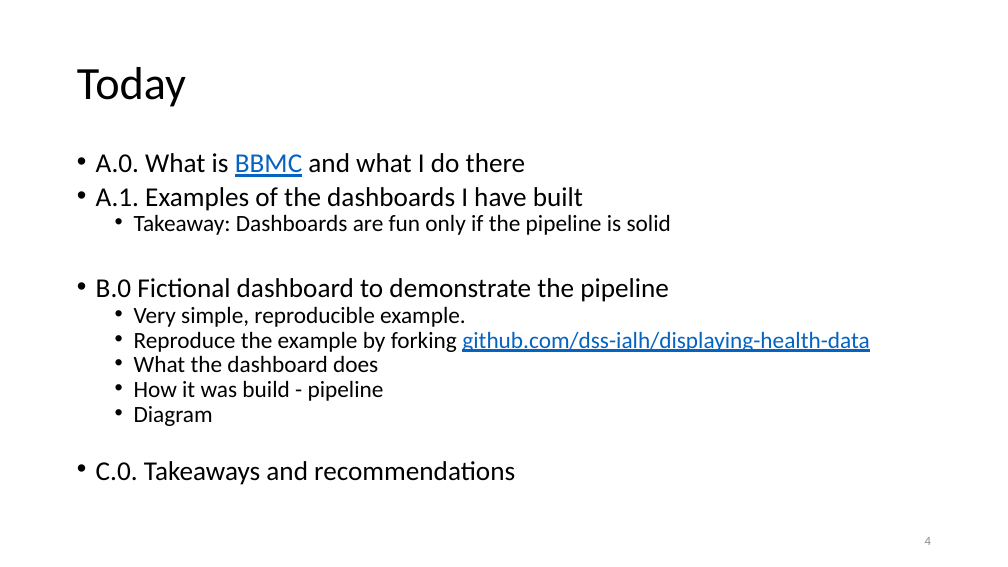
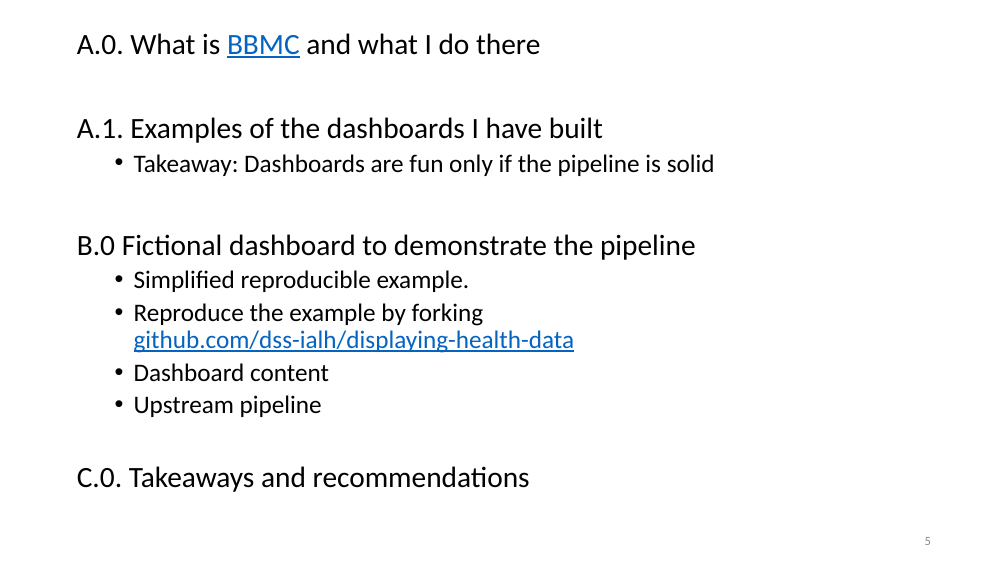
Before and after one commit to dss-ialh/displaying-health-data, a slide deck: slide 5 of documentation/products/beasley/dhd-2018-uvic-3-a-beasley-2018-11-29.pptx (slide 4 before the commit). Drawn at 1008x567 pixels with LibreOffice and Linux fonts; fonts in the diff are those of the drawing. Boxes give left, top, right and bottom in pixels: in the first picture for what was removed or moved away, otherwise in the second. Text is boxed around its words. In the diff, an @@ line names an element or a change of style, - is before the commit and + after.

Commit message:
adding slides

```diff
--- a/documentation/products/beasley/dhd-2018-uvic-3-a-beasley-2018-11-29.pptx
+++ b/documentation/products/beasley/dhd-2018-uvic-3-a-beasley-2018-11-29.pptx
@@ text "A.0. What is BBMC and ...": place and size @@
-text "A.0. What is BBMC and ..." at bbox=[96, 153, 869, 485]
+text "A.0. What is BBMC and ..." at bbox=[77, 33, 715, 492]
@@ text at bbox=[77, 33, 715, 492]: size 25.9 to 28 pt in "A.0. What is BBMC and what I ...", "A.1. Examples of the dashboards I have ...", "B.0 Fictional dashboard to demonstrate the pipeline", "C.0. Takeaways and recommendations"; size 22.2 to 24 pt in "Takeaway: Dashboards are fun only if the ...", "Reproduce the example by forking github.com/dss-ialh/display ..."; bullet • to none; line spacing 0.7 to 0.9 @@
@@ title removed at bbox=[77, 67, 186, 107] @@
-Today
@@ text at bbox=[134, 270, 470, 292]: text changed; size 22.2 to 24 pt @@
-  • Very simple, reproducible example.
+  • Simplified reproducible example.
@@ text at bbox=[134, 363, 329, 417]: text changed; size 22.2 to 24 pt @@
-  • What the dashboard does
-  • How it was build - pipeline
-  • Diagram
+  • Dashboard content
+  • Upstream pipeline
@@ page number at bbox=[925, 537, 931, 545]: text changed @@
-4
+5
```
Also in this commit, not shown: 5 other slides changed, 14 slides added, 6 slides removed.
